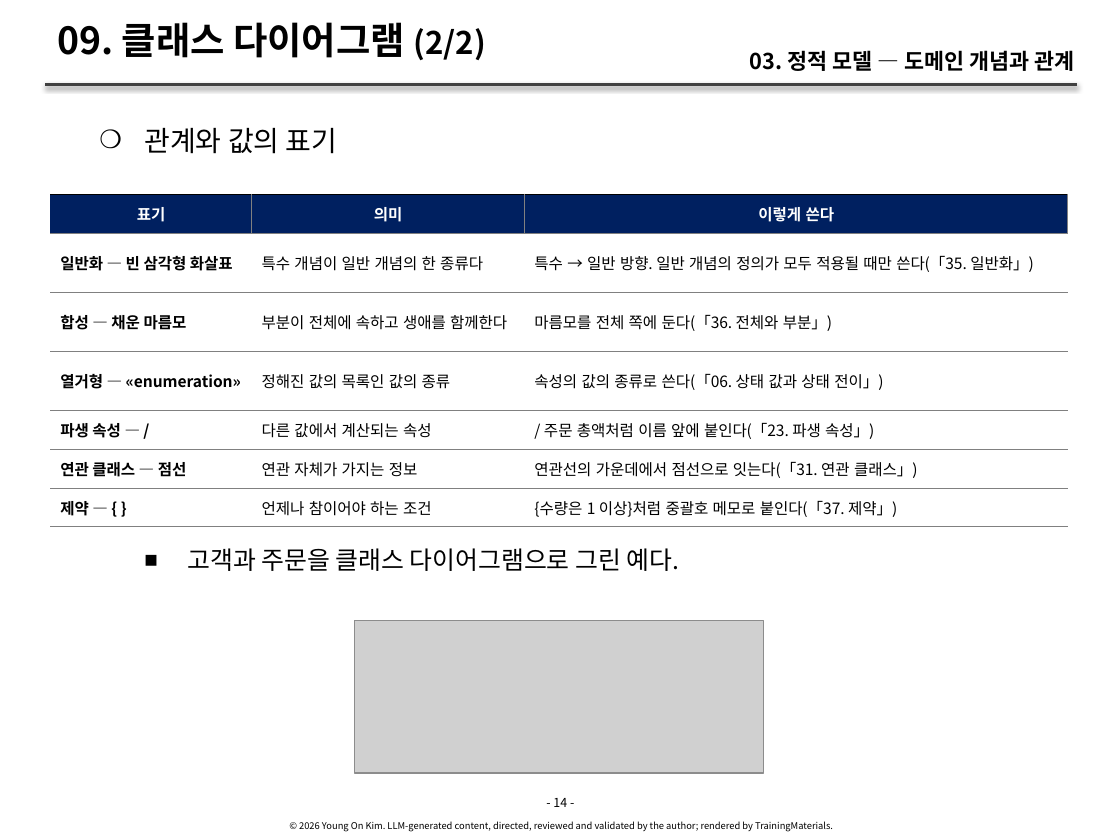
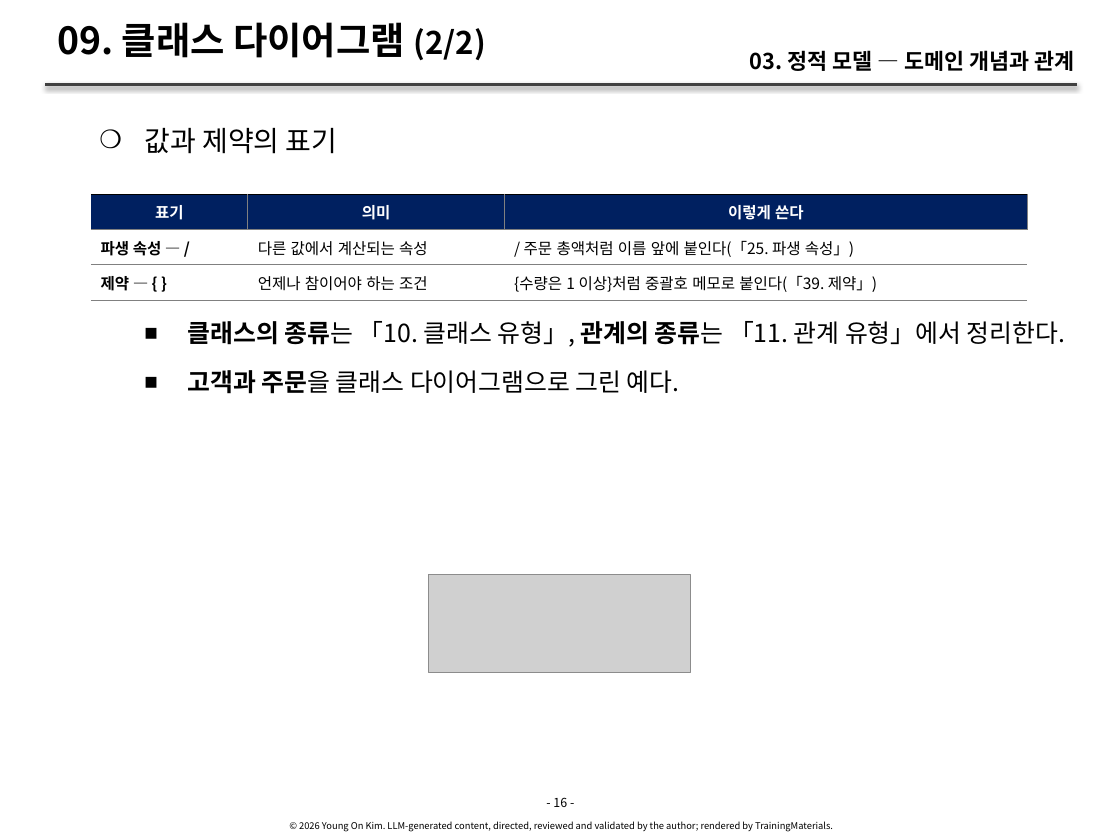
Before and after one commit to YoungSan77/TrainingMaterials, a slide deck: slide 16 of courses/ooad/sessions/s03.pptx (slide 14 before the commit). Drawn at 1120x840 pixels with LibreOffice and Linux fonts; fonts in the diff are those of the drawing; grey boxes stand for pictures. Boxes give left, top, right and bottom in pixels: in the first picture for what was removed or moved away, otherwise in the second. Text is boxed around its words. In the diff, an @@ line names an element or a change of style, - is before the commit and + after.

```diff
--- a/courses/ooad/sessions/s03.pptx
+++ b/courses/ooad/sessions/s03.pptx
@@ text at (144, 128, 338, 154): text changed @@
-    ❍ 관계와 값의 표기
+    ❍ 값과 제약의 표기
@@ table at (91, 194, 1027, 669) @@
-row 2: 일반화 — 빈 삼각형 화살표 | 특수 개념이 일반 개념의 한 종류다 | 특수 → 일반 방향. 일반 개념의 정의가 모두 적용될 때만 쓴다(「35. 일반화」)
-row 3: 합성 — 채운 마름모 | 부분이 전체에 속하고 생애를 함께한다 | 마름모를 전체 쪽에 둔다(「36. 전체와 부분」)
-row 4: 열거형 — «enumeration» | 정해진 값의 목록인 값의 종류 | 속성의 값의 종류로 쓴다(「06. 상태 값과 상태 전이」)
-row 5: 파생 속성 — / | 다른 값에서 계산되는 속성 | / 주문 총액처럼 이름 앞에 붙인다(「23. 파생 속성」)
-row 6: 연관 클래스 — 점선 | 연관 자체가 가지는 정보 | 연관선의 가운데에서 점선으로 잇는다(「31. 연관 클래스」)
-row 7: 제약 — { } | 언제나 참이어야 하는 조건 | {수량은 1 이상}처럼 중괄호 메모로 붙인다(「37. 제약」)
+row 2: 파생 속성 — / | 다른 값에서 계산되는 속성 | / 주문 총액처럼 이름 앞에 붙인다(「25. 파생 속성」)
+row 3: 제약 — { } | 언제나 참이어야 하는 조건 | {수량은 1 이상}처럼 중괄호 메모로 붙인다(「39. 제약」)
@@ table: place and size @@
-table at (50, 194, 1068, 669)
+table at (91, 194, 1027, 669)
@@ text "클래스의 종류는 「10. 클래스 유형」, ...": place and size @@
-text "클래스의 종류는 「10. 클래스 유형」, ..." at (188, 548, 679, 571)
+text "클래스의 종류는 「10. 클래스 유형」, ..." at (188, 321, 1065, 394)
@@ text at (188, 321, 1065, 347): paragraph added @@
+      ■ 클래스의 종류는 「10. 클래스 유형」, 관계의 종류는 「11. 관계 유형」에서 정리한다.
@@ text at (188, 370, 680, 394): bold on in "고객과 주문을" @@
@@ picture added at (428, 575, 690, 672) @@
@@ picture removed at (355, 620, 764, 773) @@
@@ text at (553, 797, 567, 807): text changed @@
-- 14 -
+- 16 -
```
Also in this commit, not shown: 67 other slides changed, 14 slides added, 44 other files.
